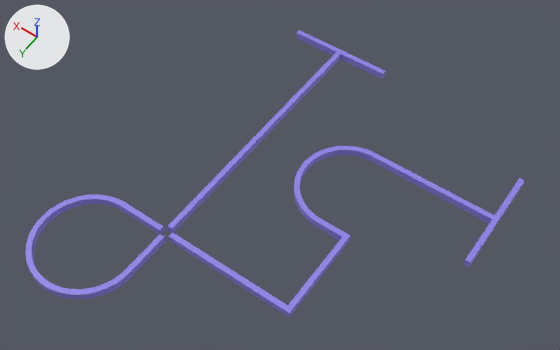
An edit to the Blender file GoDot/assets/Track2.blend, drawn before and after from the same camera.
Before and after are seen from a 50 mm camera at (-9.72, 15.32, 25.7) aimed at (0.03, 1.67, 4.25). Every picture has the same lights, and +X, +Y and +Z are marked at upper left. The picture after the commit comes second.

In view in the first picture: 'Assembly 1'.
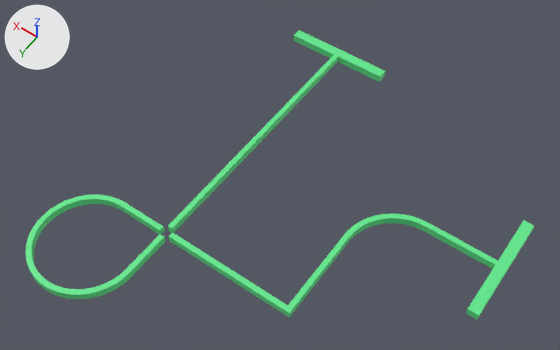
Commit message: added track greeen

What differs and where, as boxes (x1, y1, x2, y2) in the pictures (560 x 350 px; the box of a moved part takes in the faces that stretch with it):
```json
{"object": "Assembly 1", "change": "reshaped", "before": [25, 30, 524, 317], "after": [25, 30, 534, 320]}
{"part": 1, "of": "me_assembly_1", "change": "moved or reshaped", "before": [288, 146, 524, 317], "after": [288, 214, 534, 320]}
{"part": 2, "of": "me_assembly_1", "change": "moved or reshaped", "before": [168, 30, 385, 233], "after": [168, 30, 385, 233]}
{"part": 3, "of": "me_assembly_1", "change": "recoloured", "before": [25, 30, 385, 317], "after": [25, 30, 385, 317]}
```

Scene script edits in JSON lines:
```json
{"op": "add", "block": "mat_material_003", "code": ["mat_material_003 = principled_material('Material.003')", "mat_material_003.base_color = (0.118, 0.8, 0.262)  # green #60e78c"]}
{"block": "me_assembly_1", "where": "# used by ob_assembly_1; location = (0.0, 0.0, 0.0); scale = (0.01, 0.01, 0.01)"}
{"op": "remove", "block": "me_assembly_1", "code": "me_assembly_1.from_pydata(...)  # 776 vertices, 1544 faces; spans x -698.0..592.0, y -546.0..944.0, z 339.0..369.0"}
{"op": "add", "block": "me_assembly_1", "code": "me_assembly_1.from_pydata(...)  # 628 vertices, 1248 faces; spans x -808.0..592.0, y -546.0..944.0, z 339.0..369.0"}
{"block": "me_assembly_1", "change": "me_assembly_1 part 1: 308 vertices removed from x -698.0..-8.0, y -356.0..224.0, z 339.0..369.0; 160 vertices added at x -808.0..-298.0, y -196.0..224.0, z 339.0..369.0"}
{"block": "me_assembly_1", "change": "me_assembly_1 part 2: 8 vertices moved from x -8.0..412.0, y -526.0, z 339.0..369.0 to x -8.0..412.0, y -506.0, z 339.0..369.0"}
{"block": "me_assembly_1", "change": "me_assembly_1 part 3: 926 faces spanning x -318.0..592.0, y -546.0..944.0, z 339.0..369.0 switch from mat_material_002 (blue #8f82e7) to mat_material_003 (green #60e78c)"}
```
